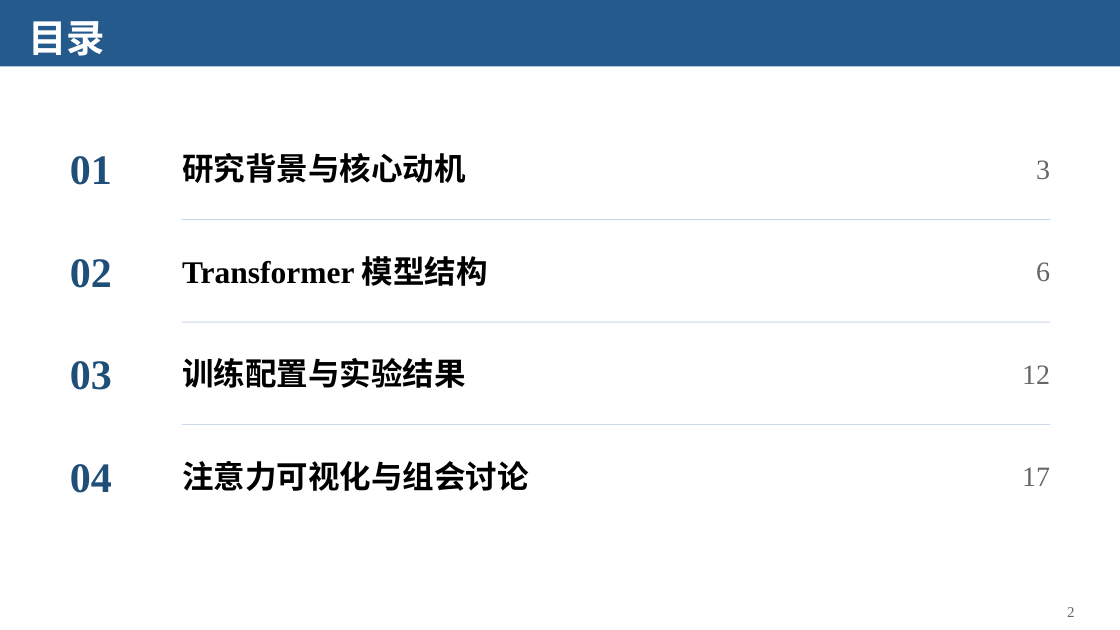
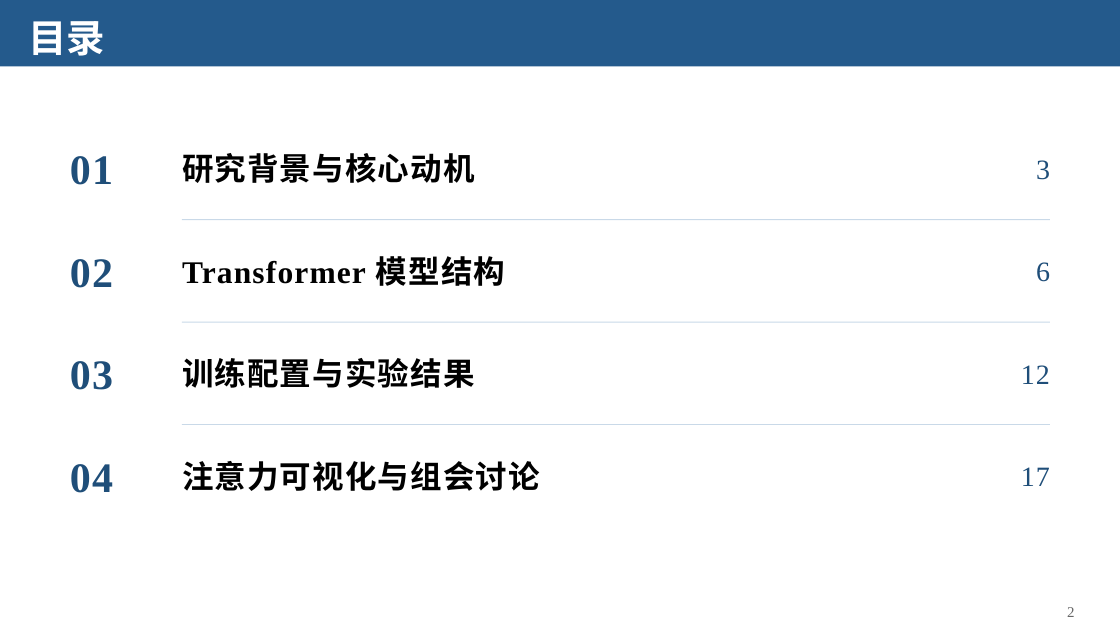
Before and after one commit to Starxy/skills, a slide deck: slide 2 of skills/ppt-craft/assets/academic-blue-template.pptx. Drawn at 1120x630 pixels with LibreOffice and Linux fonts; fonts in the diff are those of the drawing. Boxes give left, top, right and bottom in pixels: in the first picture for what was removed or moved away, otherwise in the second. Text is boxed around its words. In the diff, an @@ line names an element or a change of style, - is before the commit and + after.

```diff
--- a/skills/ppt-craft/assets/academic-blue-template.pptx
+++ b/skills/ppt-craft/assets/academic-blue-template.pptx
@@ letter spacing 0 to 1 pt in 8 elements at <box>70,156,113,185</box>, <box>182,153,475,183</box>, <box>70,259,113,288</box>, <box>182,256,505,286</box>, <box>70,361,113,390</box>, <box>182,358,475,388</box>, <box>70,464,113,493</box>, <box>182,461,540,491</box> @@
@@ text colour #666666 to #1F4E79, letter spacing 0 to 1 pt in 4 elements at <box>1036,160,1050,180</box>, <box>1036,262,1050,282</box>, <box>1021,365,1050,384</box>, <box>1021,467,1050,486</box> @@
```
Also in this commit, not shown: 19 other slides changed, 7 other files.
